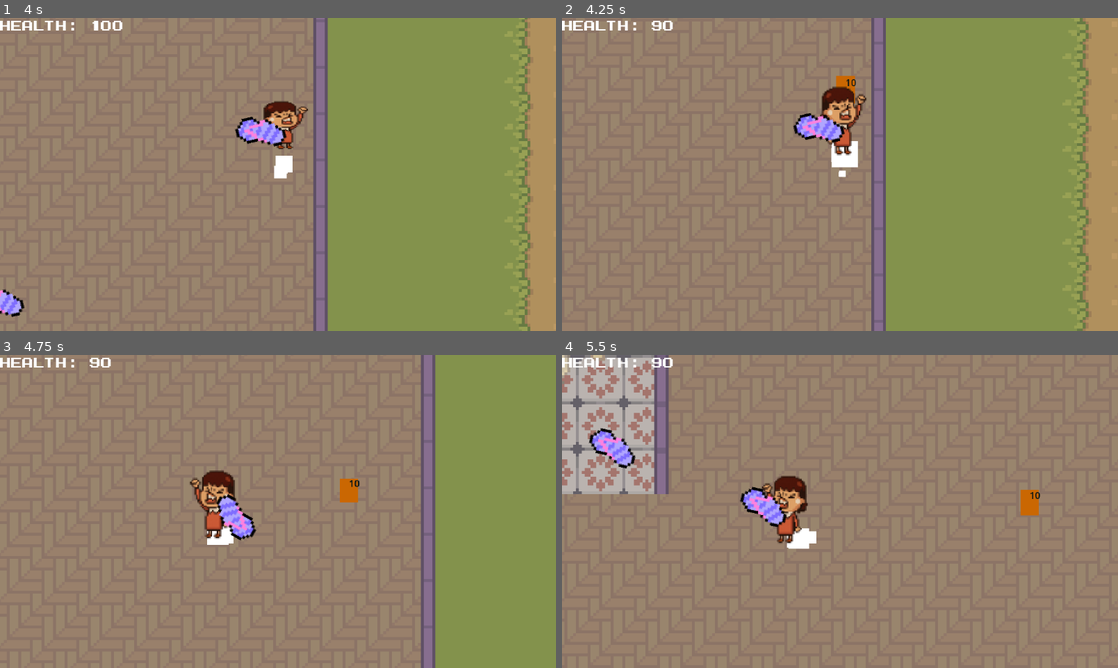
Above: before the commit, frames 1-4 (two rows, left to right).
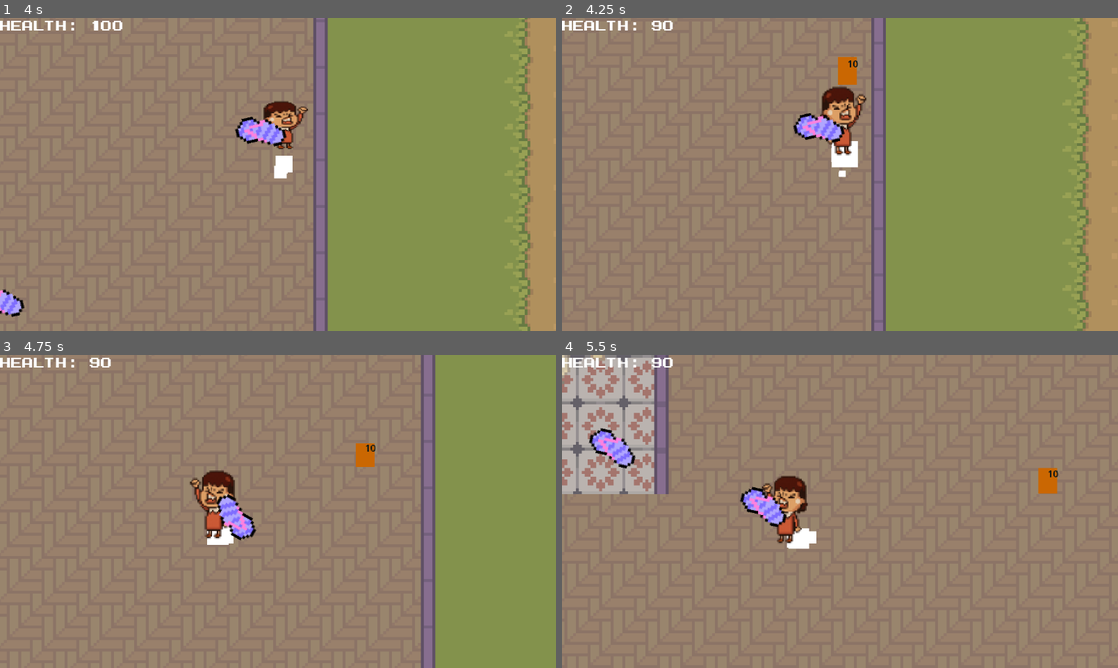
Above: after the commit, the same moments.

Repository: xntle/mom-fury
Game: Godot game, scene res://scenes/main_menu.tscn
The game is run twice, just before and just after one commit, with the same random seed, the same clock (stepped at 60 frames per second) and the same inputs. Sound files missing from this copy of the repository are replaced by a short silence.
Inputs (mouse positions are in pixels of both pictures, inside the frame that each line leads up to):
- Up to frame 1 (4 s): click "Start" at 0.5 s; move the mouse to (400, 158) at 1.27 s; hold D (move_right) 1.28-2.03 s; tap Space (roll) at 1.35, 2.85 s; move the mouse to (166, 190) at 2.02 s; hold S (move_down) 2.03-2.78 s; click (166, 190) at 2.1 s; move the mouse to (333, 105) at 2.77 s; hold D (move_right) 2.78-3.53 s; move the mouse to (250, 237) at 3.52 s; hold W (move_up) from 3.53 s (still down); click (250, 237) at 3.6 s
- Up to frame 2 (4.25 s): keep holding W (move_up)
- Up to frame 3 (4.75 s): move the mouse to (444, 558) at 4.27 s; release W (move_up) at 4.28 s; hold A (move_left) from 4.28 s (still down); tap Space (roll) at 4.35 s
- Up to frame 4 (5.5 s): keep holding A (move_left); move the mouse to (673, 464) at 5.02 s; click (673, 464) at 5.1 s

Frame 1 is identical in both runs. In frame 2, 0.3% of the frame differs, in the area x 49-54%, y 12-28%; in frame 3, 0.5%; in frame 4, 0.6%, in the area x 82-90%, y 36-52%.

Commit message:
[Feature] Bounce Ratio

Diff:
--- a/scenes/enemy.tscn
+++ b/scenes/enemy.tscn
@@ -381,6 +381,7 @@
 collision_mask = 3
 motion_mode = 1
 script = ExtResource("1_cd24m")
+bounce_ratio = -5.0
 
 [node name="CollisionShape2D" type="CollisionShape2D" parent="."]
 light_mask = 3
--- a/scripts/enemy.gd
+++ b/scripts/enemy.gd
@@ -5,6 +5,7 @@
 @export var health: int = 100
 @export var speed: float = 50.0
 @export var damage: float = 10.0
+@export var bounce_ratio : float = -2.0
 
 var player: CharacterBody2D
 var push_dir: Vector2 = Vector2(0, 0)
@@ -12,6 +13,7 @@
 var push_timer: float = 0.0
 var bounce_timer: float = 0.0
 var default_bounce_timer: float = 0.25
+
 
 @onready var animation_tree: AnimationTree = $AnimationTree
 @onready var damage_text: Label = $DamageTextContainer/DamageText
@@ -26,8 +28,6 @@
 	player = _player
 
 func _physics_process(delta):
-	var max_speed = 1.0
-	var min_speed = -2.0
 	var dir = (player.global_position - global_position).normalized()
 	bounce_timer = max(0.0, bounce_timer - delta)
 
@@ -39,7 +39,7 @@
 		t = clamp(t, 0.0, 1.0)
 
 		# linearly go from -2 (hard knockback) to 1 (normal chase)
-		move_factor = lerp(min_speed, max_speed, t)
+		move_factor = lerp(bounce_ratio, 1.0, t)
 
 	# apply movement with the factor
 	position += dir * delta * speed * move_factor
